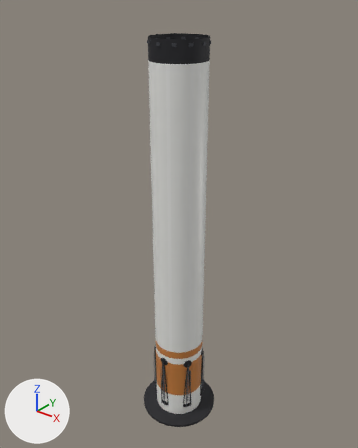
The glTF model assets/rockets/new-glendale/s1.hi.glb, before and after one commit.
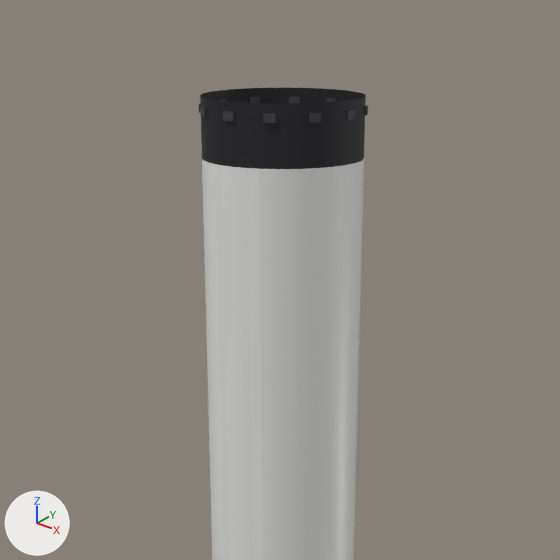
Each version is shown whole from a 50 mm lens placed at (37.1, -46.4, 62.8), pointed at (-1.1, 1.4, 33.1), then close up on the part from 20% to 79% of the width and 0% to 47% of the height. Arrows for +X, +Y and +Z are at lower left; the lights stay in place. The last two pictures show the newer version. Where no turn or scale is listed for an object, it has been applied to the vertices. Vertices at exactly the same position are counted once.

Names of what the first close-up shows: 's1.dark', 's1.hull'.
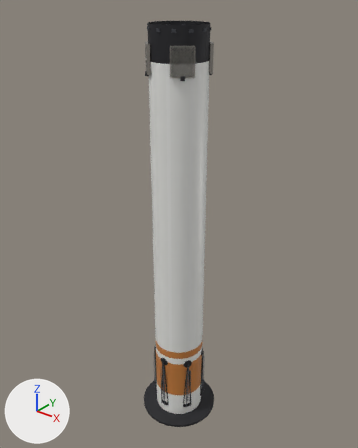
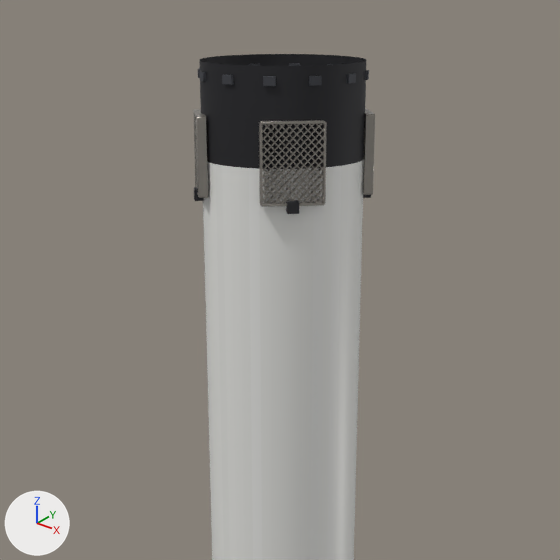
Where the newer file only moved an object's origin or applied its transform, the numbers keep the older frame.

Pixel boxes [x1, y1, x2, y2] of what changed, in the close-ups (560 x 560 px; the box of a moved part takes in the faces that stretch with it):
's1.dark', reshaped: before [199, 88, 368, 169]; after [198, 54, 369, 169]
'gridfin_0.metal', added: after [259, 120, 327, 207]
'gridfin_1.metal', added: after [193, 109, 208, 198]
'gridfin_3.metal', added: after [363, 108, 375, 195]
'gridfin_0.dark', added: after [286, 200, 299, 214]
'gridfin_1.dark', added: after [194, 187, 204, 201]
part 1 of me_s1_dark, moved or reshaped: before [346, 110, 355, 120]; after [346, 73, 356, 83]
part 2 of me_s1_dark, moved or reshaped: before [309, 113, 321, 123]; after [309, 76, 322, 86]
part 3 of me_s1_dark, moved or reshaped: before [263, 113, 276, 123]; after [263, 76, 276, 86]
part 4 of me_s1_dark, moved or reshaped: before [223, 111, 234, 121]; after [222, 75, 234, 85]
part 5 of me_s1_dark, moved or reshaped: before [200, 107, 207, 117]; after [199, 72, 206, 82]
part 6 of me_s1_dark, moved or reshaped: before [289, 97, 300, 103]; after [289, 63, 300, 66]
part 7 of me_s1_dark, moved or reshaped: before [364, 105, 368, 115]; after [365, 70, 369, 80]
part 8 of me_s1_dark, added: after [199, 54, 367, 103]

Diff of the bpy script that builds the scene:
```diff
--- a/assets/rockets/new-glendale/s1.hi.glb.py
+++ b/assets/rockets/new-glendale/s1.hi.glb.py
@@ me_s1_dark @@
-me_s1_dark.from_pydata(...)  # 896 vertices, 1520 faces; spans x -5.6..5.6, y -5.6..5.6, z -28.2..28.2
+me_s1_dark.from_pydata(...)  # 992 vertices, 1712 faces; spans x -5.6..5.6, y -5.6..5.6, z -28.2..29.6
+# me_s1_dark part 1: the loose piece of 8 vertices spanning x 3.4..3.6, y -0.2..0.2, z 27.4..27.8 is moved by (0.0, 0.0, 1.4)
+# me_s1_dark part 2: the loose piece of 8 vertices spanning x 2.8..3.3, y -2.0..-1.5, z 27.4..27.8 is moved by (0.0, 0.0, 1.4)
+# me_s1_dark part 3: the loose piece of 8 vertices spanning x 1.5..2.0, y -3.3..-2.8, z 27.4..27.8 is moved by (0.0, 0.0, 1.4)
+# me_s1_dark part 4: the loose piece of 8 vertices spanning x -0.2..0.2, y -3.6..-3.4, z 27.4..27.8 is moved by (0.0, 0.0, 1.4)
+# me_s1_dark part 5: the loose piece of 8 vertices spanning x -2.0..-1.5, y -3.3..-2.8, z 27.4..27.8 is moved by (0.0, 0.0, 1.4)
+# me_s1_dark part 6: the loose piece of 8 vertices spanning x -2.0..-1.5, y 2.8..3.3, z 27.4..27.8 is moved by (0.0, 0.0, 1.4)
+# me_s1_dark part 7: the loose piece of 8 vertices spanning x 2.8..3.3, y 1.5..2.0, z 27.4..27.8 is moved by (0.0, 0.0, 1.4)
+# me_s1_dark part 8
+# 48 vertices are added at x -3.5..3.5, y -3.5..3.5, z 28.3
+# 48 new vertices lie (0.0, 0.0, 1.3) away from vertices in x -3.5..3.5, y -3.5..3.5, z 28.3
+# 192 new faces join them
+# other edits to the shape of me_s1_dark do not show in these pictures
 me_s1_dark.materials.append(mat_or_dark)
@@ ob_gridfin_3_metal @@
+ob_gridfin_3_metal = bpy.data.objects.new('gridfin_3.metal', me_gridfin_0_metal)  # 400 vertices, 632 faces; spans x -0.12..0.12, y -0.82..0.82, z -1.0..1.0
+ob_gridfin_3_metal.parent = ob_gridfin_3
+ob_gridfin_3_metal.location = (0.0, 0.0, 1.7)
+ob_gridfin_3_metal.scale = (1.65, 1.65, 1.65)
@@ ob_gridfin_3 @@
+ob_gridfin_3 = bpy.data.objects.new('gridfin_3', None)
+ob_gridfin_3.parent = ob_s1
+ob_gridfin_3.location = (2.517, 2.517, 53.4)
+ob_gridfin_3.rotation_euler = (0.0, 0.0, 0.785)  # degrees (0, 0, 45)
@@ ob_gridfin_1_metal @@
+ob_gridfin_1_metal = bpy.data.objects.new('gridfin_1.metal', me_gridfin_0_metal)  # 400 vertices, 632 faces; spans x -0.12..0.12, y -0.82..0.82, z -1.0..1.0
+ob_gridfin_1_metal.parent = ob_gridfin_1
+ob_gridfin_1_metal.location = (0.0, 0.0, 1.7)
+ob_gridfin_1_metal.scale = (1.65, 1.65, 1.65)
@@ ob_gridfin_1 @@
+ob_gridfin_1 = bpy.data.objects.new('gridfin_1', None)
+ob_gridfin_1.parent = ob_s1
+ob_gridfin_1.location = (-2.517, -2.517, 53.4)
+ob_gridfin_1.rotation_euler = (0.0, 0.0, -2.356)  # degrees (0, 0, -135)
@@ ob_gridfin_1_dark @@
+ob_gridfin_1_dark = bpy.data.objects.new('gridfin_1.dark', me_gridfin_0_dark)  # 24 vertices, 44 faces; spans x -1.0..1.0, y -1.0..1.0, z -1.0..1.0
+ob_gridfin_1_dark.parent = ob_gridfin_1
+ob_gridfin_1_dark.location = (0.08, 0.0, 0.0)
+ob_gridfin_1_dark.scale = (0.25, 0.25, 0.25)
@@ ob_gridfin_0_metal @@
+ob_gridfin_0_metal = bpy.data.objects.new('gridfin_0.metal', me_gridfin_0_metal)  # 400 vertices, 632 faces; spans x -0.12..0.12, y -0.82..0.82, z -1.0..1.0
+ob_gridfin_0_metal.parent = ob_gridfin_0
+ob_gridfin_0_metal.location = (0.0, 0.0, 1.7)
+ob_gridfin_0_metal.scale = (1.65, 1.65, 1.65)
@@ ob_gridfin_0 @@
+ob_gridfin_0 = bpy.data.objects.new('gridfin_0', None)
+ob_gridfin_0.parent = ob_s1
+ob_gridfin_0.location = (2.517, -2.517, 53.4)
+ob_gridfin_0.rotation_euler = (0.0, 0.0, -0.785)  # degrees (0, 0, -45)
@@ ob_gridfin_0_dark @@
+ob_gridfin_0_dark = bpy.data.objects.new('gridfin_0.dark', me_gridfin_0_dark)  # 24 vertices, 44 faces; spans x -1.0..1.0, y -1.0..1.0, z -1.0..1.0
+ob_gridfin_0_dark.parent = ob_gridfin_0
+ob_gridfin_0_dark.location = (0.08, 0.0, 0.0)
+ob_gridfin_0_dark.scale = (0.25, 0.25, 0.25)
```
